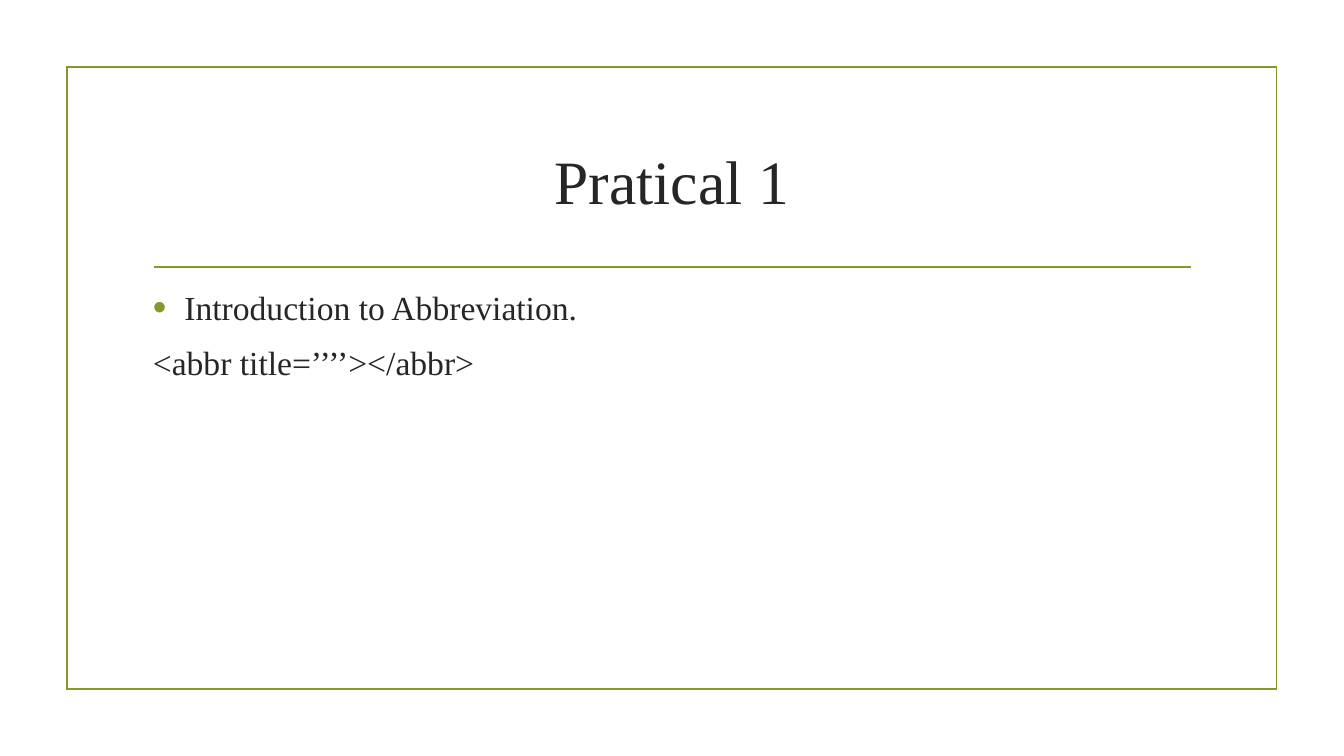
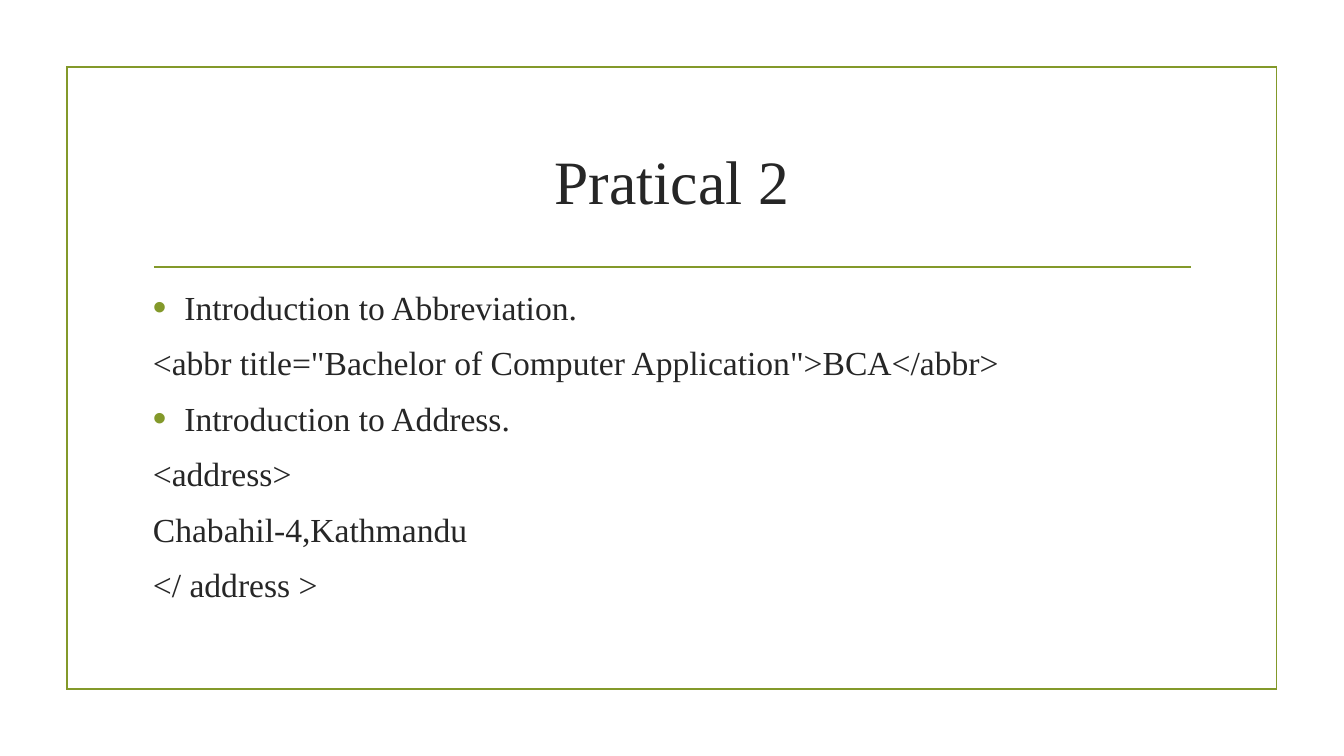
Before and after one commit to sagarshrestha81/FED, a slide deck: slide 16 of HTML.pptx. Drawn at 1344x756 pixels with LibreOffice and Linux fonts; fonts in the diff are those of the drawing; background and template pictures are left out. Boxes give left, top, right and bottom in pixels: in the first picture for what was removed or moved away, otherwise in the second. Text is boxed around its words. In the diff, an @@ line names an element or a change of style, - is before the commit and + after.

```diff
--- a/HTML.pptx
+++ b/HTML.pptx
@@ title at (555, 161, 789, 205): text changed @@
-Pratical 1
+Pratical 2
@@ text at (153, 351, 999, 598): text changed @@
-<abbr title=’’’’></abbr>
+<abbr title="Bachelor of Computer Application">BCA</abbr>
+• Introduction to Address.
+<address>
+Chabahil-4,Kathmandu
+</ address >
```
Also in this commit, not shown: 2 other slides changed, 7 slides added, 2 other files.
